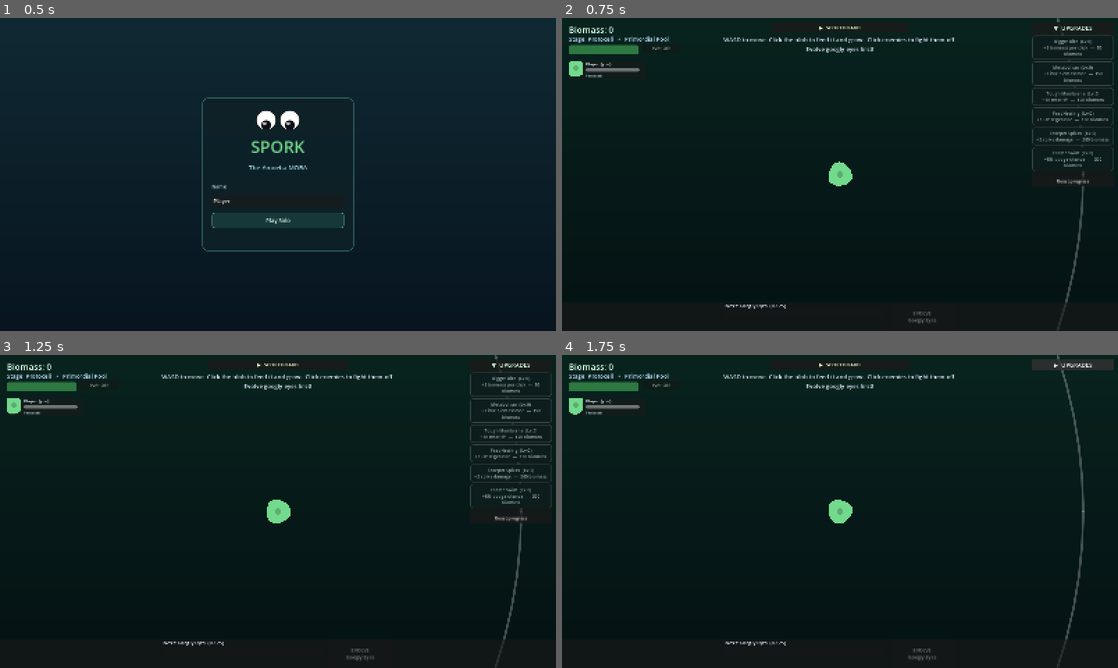
Above: before the commit, frames 1-4 (two rows, left to right).
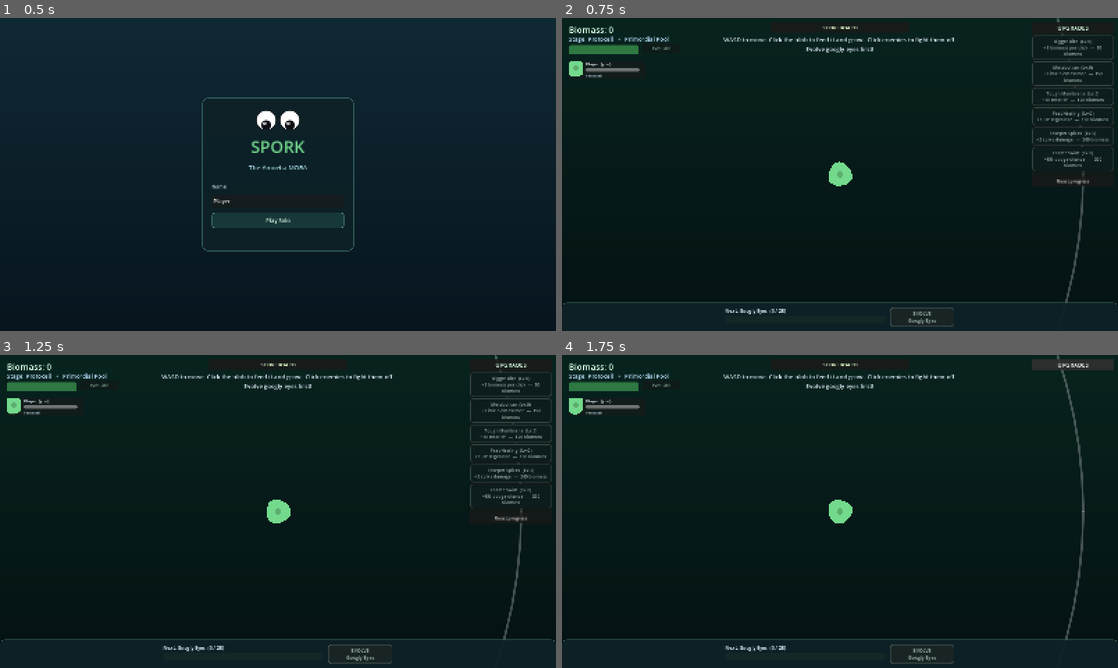
Above: after the commit, the same moments.

Repository: mjduke420/spork
Game: Godot game, scene res://scenes/menu.tscn
The game is run twice, just before and just after one commit, with the same random seed, the same clock (stepped at 60 frames per second) and the same inputs.
Inputs (mouse positions are in pixels of both pictures, inside the frame that each line leads up to):
- Up to frame 1 (0.5 s): no input
- Up to frame 2 (0.75 s): click "Play Solo" at 0.5 s
- Up to frame 3 (1.25 s): no input
- Up to frame 4 (1.75 s): click (1073, 364) at 1.25 s, where only the run after the commit has a clickable "UPGRADES"

Frame 1 is identical in both runs. In frame 2, 1.0% of the frame differs, in the area x 0-100%, y 2-100%; in frame 3, 1.0%; in frame 4, 1.0%.

Commit message:
feat: growing per-level upgrade gains, drop broken icons, style evolve bar
Each upgrade's marginal gain now grows by a fixed step every level
instead of staying flat (Bigger Bite: +3, +5, +7, ...), so upgrades
stay worth buying instead of flattening out late-game. The step is 2/3
of each upgrade's base per-level value (the ratio Bigger Bite's own
+3/+2 example implies) rather than a flat +2 everywhere, since dodge is
a 0..1 fractional stat capped at 0.75 and a literal +2 step would blow
past that cap by level 2. The upgrade panel now shows the actual next-
level gain instead of a static description string that never changed.

Also drops the collapse-arrow characters from the scoreboard/upgrades
headers — they rendered as unsupported-glyph boxes in Godot's default
font — and gives the bottom evolve bar the same bordered-panel/accent-
button treatment as the upgrade panel, with Crab/Octopus/Whale each
getting a distinct color once a lineage is chosen.

Diff:
--- a/scripts/hud.gd
+++ b/scripts/hud.gd
@@ -7,6 +7,16 @@
 ## picker (Crab / Octopus / Whale).
 
 const EvolutionData := preload("res://scripts/evolution_data.gd")
+
+const PANEL_BG := Color(0.05, 0.13, 0.15, 0.92)
+const PANEL_BORDER := Color(0.25, 0.4, 0.38)
+const GROWTH_COLOR := Color(0.45, 0.85, 0.55)   # matches player_cell.gd's protocell green
+
+const LINEAGE_COLORS := {
+	"crab": Color(0.85, 0.45, 0.3),      # warm shell orange
+	"octopus": Color(0.65, 0.35, 0.85),  # cephalopod purple
+	"whale": Color(0.3, 0.55, 0.85),     # deep ocean blue
+}
 
 var _biomass_label: Label
 var _stage_label: Label
@@ -78,6 +88,7 @@
 	panel.offset_top = -82
 	panel.offset_left = 0
 	panel.offset_right = 0
+	panel.add_theme_stylebox_override("panel", _panel_stylebox())
 	add_child(panel)
 
 	var row := HBoxContainer.new()
@@ -94,11 +105,20 @@
 	_bar.show_percentage = false
 	_bar.min_value = 0.0
 	_bar.max_value = 1.0
+	_bar.add_theme_stylebox_override("background", _bar_track_stylebox())
+	_bar.add_theme_stylebox_override("fill", _bar_fill_stylebox(GROWTH_COLOR))
 	_bar_stack.add_child(_bar)
 
 	_evolve_btn = Button.new()
 	_evolve_btn.custom_minimum_size = Vector2(185, 50)
 	_evolve_btn.add_theme_font_size_override("font_size", 14)
+	_evolve_btn.add_theme_color_override("font_color", Color(0.95, 1.0, 0.97))
+	_evolve_btn.add_theme_color_override("font_hover_color", Color(1.0, 1.0, 1.0))
+	_evolve_btn.add_theme_color_override("font_disabled_color", Color(0.6, 0.68, 0.66))
+	_evolve_btn.add_theme_stylebox_override("normal", _accent_stylebox(GROWTH_COLOR, "normal"))
+	_evolve_btn.add_theme_stylebox_override("hover", _accent_stylebox(GROWTH_COLOR, "hover"))
+	_evolve_btn.add_theme_stylebox_override("pressed", _accent_stylebox(GROWTH_COLOR, "pressed"))
+	_evolve_btn.add_theme_stylebox_override("disabled", _accent_stylebox(GROWTH_COLOR, "disabled"))
 	_evolve_btn.pressed.connect(_on_evolve_pressed)
 	row.add_child(_evolve_btn)
 
@@ -112,6 +132,14 @@
 		btn.custom_minimum_size = Vector2(200, 58)
 		btn.autowrap_mode = TextServer.AUTOWRAP_WORD_SMART
 		btn.add_theme_font_size_override("font_size", 13)
+		var accent: Color = LINEAGE_COLORS.get(id, GROWTH_COLOR)
+		btn.add_theme_color_override("font_color", Color(0.95, 1.0, 0.97))
+		btn.add_theme_color_override("font_hover_color", Color(1.0, 1.0, 1.0))
+		btn.add_theme_color_override("font_disabled_color", Color(0.6, 0.68, 0.66))
+		btn.add_theme_stylebox_override("normal", _accent_stylebox(accent, "normal"))
+		btn.add_theme_stylebox_override("hover", _accent_stylebox(accent, "hover"))
+		btn.add_theme_stylebox_override("pressed", _accent_stylebox(accent, "pressed"))
+		btn.add_theme_stylebox_override("disabled", _accent_stylebox(accent, "disabled"))
 		btn.pressed.connect(_on_choose_lineage.bind(id))
 		_lineage_row.add_child(btn)
 		_lineage_buttons[id] = btn
@@ -138,6 +166,53 @@
 	l.add_theme_color_override("font_color", col)
 	parent.add_child(l)
 	return l
+
+## Dark bordered panel matching the upgrade panel's look — a top border and
+## rounded top corners since this one's docked to the bottom edge.
+func _panel_stylebox() -> StyleBoxFlat:
+	var sb := StyleBoxFlat.new()
+	sb.bg_color = PANEL_BG
+	sb.border_color = PANEL_BORDER
+	sb.border_width_top = 2
+	sb.corner_radius_top_left = 14
+	sb.corner_radius_top_right = 14
+	sb.set_content_margin_all(14)
+	return sb
+
+## Same accent-colored button treatment as upgrade_panel.gd's per-upgrade
+## styling, minus the level-based blending (evolve/lineage buttons don't
+## have levels) — just a solid themed color per variant.
+func _accent_stylebox(accent: Color, variant: String) -> StyleBoxFlat:
+	var bg := accent.darkened(0.65)
+	var border := accent
+	match variant:
+		"hover":
+			bg = accent.darkened(0.5)
+			border = accent.lightened(0.15)
+		"pressed":
+			bg = accent.darkened(0.75)
+		"disabled":
+			bg = Color(0.1, 0.14, 0.14)
+			border = Color(0.28, 0.35, 0.34)
+	var sb := StyleBoxFlat.new()
+	sb.bg_color = bg
+	sb.border_color = border
+	sb.set_border_width_all(2)
+	sb.set_corner_radius_all(8)
+	sb.set_content_margin_all(8)
+	return sb
+
+func _bar_track_stylebox() -> StyleBoxFlat:
+	var sb := StyleBoxFlat.new()
+	sb.bg_color = Color(0.08, 0.15, 0.15)
+	sb.set_corner_radius_all(6)
+	return sb
+
+func _bar_fill_stylebox(accent: Color) -> StyleBoxFlat:
+	var sb := StyleBoxFlat.new()
+	sb.bg_color = accent.darkened(0.1)
+	sb.set_corner_radius_all(6)
+	return sb
 
 # ---- reactions ----
 
--- a/scripts/player_state.gd
+++ b/scripts/player_state.gd
@@ -232,14 +232,14 @@
 
 func _recalc() -> void:
 	var s: Dictionary = current_stage()
-	click_value = float(s.get("click_value", 1.0)) + upgrade_level("click") * UpgradeData.per_level("click")
-	idle_rate = float(s.get("idle", 0.0)) + upgrade_level("idle") * UpgradeData.per_level("idle")
-	max_hp = float(s.get("max_hp", 20.0)) + upgrade_level("hp") * UpgradeData.per_level("hp")
+	click_value = float(s.get("click_value", 1.0)) + UpgradeData.total_bonus("click", upgrade_level("click"))
+	idle_rate = float(s.get("idle", 0.0)) + UpgradeData.total_bonus("idle", upgrade_level("idle"))
+	max_hp = float(s.get("max_hp", 20.0)) + UpgradeData.total_bonus("hp", upgrade_level("hp"))
 	move_speed = float(s.get("move_speed", 60.0))
-	regen_rate = BASE_REGEN + upgrade_level("regen") * UpgradeData.per_level("regen")
-	spike_damage = BASE_SPIKE + upgrade_level("spike") * UpgradeData.per_level("spike")
+	regen_rate = BASE_REGEN + UpgradeData.total_bonus("regen", upgrade_level("regen"))
+	spike_damage = BASE_SPIKE + UpgradeData.total_bonus("spike", upgrade_level("spike"))
 	var swim := 0.10 if has_trait("flagellum") else 0.0
-	dodge_chance = clampf(swim + upgrade_level("dodge") * UpgradeData.per_level("dodge"), 0.0, 0.75)
+	dodge_chance = clampf(swim + UpgradeData.total_bonus("dodge", upgrade_level("dodge")), 0.0, 0.75)
 	hp = minf(hp, max_hp)
 
 # ---- network snapshot (Phase 1 groundwork; not persisted to disk) ----
--- a/scripts/scoreboard_panel.gd
+++ b/scripts/scoreboard_panel.gd
@@ -95,7 +95,7 @@
 
 func _apply_collapsed() -> void:
 	_content.visible = not _collapsed
-	_header_btn.text = "%s  SCOREBOARD" % ("▶" if _collapsed else "▼")
+	_header_btn.text = "SCOREBOARD"
 
 func _format_time(seconds: float) -> String:
 	var s := maxi(0, int(ceil(seconds)))
--- a/scripts/upgrade_data.gd
+++ b/scripts/upgrade_data.gd
@@ -1,16 +1,27 @@
 extends RefCounted
 
 ## Repeatable stat upgrades bought with biomass. Each level multiplies the cost by
-## `growth`. `per_level` is how much of the effect one level grants. Referenced via
-## preload (const UpgradeData) by GameState and the upgrade panel.
+## `growth`. Referenced via preload (const UpgradeData) by GameState and the
+## upgrade panel.
+##
+## The EFFECT isn't flat per level — each level's own marginal gain grows by
+## `step` over the last (e.g. Bigger Bite: level 1 grants +3, level 2 grants
+## +5, level 3 grants +7, ...), so upgrades stay worth buying instead of
+## flattening out late-game. `per_level` is level 1's own gain (the arithmetic
+## series' starting term). `step` is 2/3 of `per_level` for every upgrade —
+## the same ratio Bigger Bite's own +3/+2 example implies — rounded to a clean
+## number per upgrade rather than applying a flat +2 everywhere: dodge is a
+## 0..1 fractional stat (capped at 0.75 in PlayerState._recalc), so a literal
+## +2 absolute step would blow past its cap by level 2 and waste every level
+## after that.
 
 const UPGRADES: Array[Dictionary] = [
-	{"id": "click", "name": "Bigger Bite", "desc": "+3 biomass per click", "base_cost": 50.0, "growth": 1.55, "per_level": 3.0},
-	{"id": "idle", "name": "Metabolism", "desc": "+3 idle biomass/sec", "base_cost": 150.0, "growth": 1.6, "per_level": 3.0},
-	{"id": "hp", "name": "Tough Membrane", "desc": "+10 max HP", "base_cost": 120.0, "growth": 1.55, "per_level": 10.0},
-	{"id": "regen", "name": "Fast Healing", "desc": "+1 HP regen/sec", "base_cost": 180.0, "growth": 1.6, "per_level": 1.0},
-	{"id": "spike", "name": "Sharper Spikes", "desc": "+2 spike damage", "base_cost": 260.0, "growth": 1.6, "per_level": 2.0},
-	{"id": "dodge", "name": "Faster Swim", "desc": "+5% dodge chance", "base_cost": 300.0, "growth": 1.7, "per_level": 0.05},
+	{"id": "click", "name": "Bigger Bite", "unit": "biomass per click", "base_cost": 50.0, "growth": 1.55, "per_level": 3.0, "step": 2.0},
+	{"id": "idle", "name": "Metabolism", "unit": "idle biomass/sec", "base_cost": 150.0, "growth": 1.6, "per_level": 3.0, "step": 2.0},
+	{"id": "hp", "name": "Tough Membrane", "unit": "max HP", "base_cost": 120.0, "growth": 1.55, "per_level": 10.0, "step": 6.0},
+	{"id": "regen", "name": "Fast Healing", "unit": "HP regen/sec", "base_cost": 180.0, "growth": 1.6, "per_level": 1.0, "step": 1.0},
+	{"id": "spike", "name": "Sharper Spikes", "unit": "spike damage", "base_cost": 260.0, "growth": 1.6, "per_level": 2.0, "step": 1.0},
+	{"id": "dodge", "name": "Faster Swim", "unit": "dodge chance", "base_cost": 300.0, "growth": 1.7, "per_level": 0.05, "step": 0.03},
 ]
 
 static func get_def(id: String) -> Dictionary:
@@ -19,8 +30,28 @@
 			return u
 	return {}
 
+## Level 1's own gain — the starting term of the growing series below.
 static func per_level(id: String) -> float:
 	return float(get_def(id).get("per_level", 0.0))
+
+static func step(id: String) -> float:
+	return float(get_def(id).get("step", 0.0))
+
+## The gain from owning exactly this level (1-indexed) — what buying level N
+## actually grants on top of level N-1, i.e. the arithmetic series' Nth term.
+static func marginal_gain(id: String, level: int) -> float:
+	if level <= 0:
+		return 0.0
+	return per_level(id) + step(id) * float(level - 1)
+
+## The cumulative bonus applied to the base stat once `level` levels are
+## owned — the sum of marginal_gain(id, 1..level), i.e. the arithmetic
+## series' partial sum: level*per_level + step*level*(level-1)/2.
+static func total_bonus(id: String, level: int) -> float:
+	if level <= 0:
+		return 0.0
+	var n := float(level)
+	return n * per_level(id) + step(id) * n * (n - 1.0) * 0.5
 
 static func cost(id: String, level: int) -> float:
 	var u := get_def(id)
--- a/scripts/upgrade_panel.gd
+++ b/scripts/upgrade_panel.gd
@@ -91,7 +91,7 @@
 
 func _apply_collapsed() -> void:
 	_content.visible = not _collapsed
-	_header_btn.text = "%s  UPGRADES" % ("▶" if _collapsed else "▼")
+	_header_btn.text = "UPGRADES"
 
 func _on_buy(id: String) -> void:
 	GameState.local.buy_upgrade(id)
@@ -102,7 +102,8 @@
 		var btn: Button = _buttons[id]
 		var level: int = GameState.local.upgrade_level(id)
 		var cost: float = GameState.local.upgrade_cost(id)
-		btn.text = "%s  (Lv.%d)\n%s  —  %s" % [upg["name"], level, upg["desc"], _fmt(cost)]
+		var next_gain: float = UpgradeData.marginal_gain(id, level + 1)
+		btn.text = "%s  (Lv.%d)\n%s %s  —  %s" % [upg["name"], level, _format_gain(id, next_gain), upg["unit"], _fmt(cost)]
 		btn.disabled = not GameState.local.can_buy_upgrade(id)
 		btn.add_theme_stylebox_override("normal", _upgrade_stylebox(id, level, "normal"))
 		btn.add_theme_stylebox_override("hover", _upgrade_stylebox(id, level, "hover"))
@@ -133,3 +134,11 @@
 
 func _fmt(v: float) -> String:
 	return "%s biomass" % String.num(floorf(v), 0)
+
+## Dodge is a 0..1 fraction, shown as a percentage; everything else is a
+## plain rounded number (all the other upgrades' per_level/step are whole
+## numbers by design, so this never hides meaningful precision).
+func _format_gain(id: String, value: float) -> String:
+	if id == "dodge":
+		return "+%d%%" % int(round(value * 100.0))
+	return "+%d" % int(round(value))
--- a/tests/sanity.gd
+++ b/tests/sanity.gd
@@ -120,6 +120,18 @@
 	_check(is_equal_approx(state.click_value, before_click + UpgradeData.per_level("click")), "click_value increased")
 	_check(state.upgrade_cost("click") > lvl0_cost, "click cost scaled up")
 	_check(not state.buy_upgrade("hp"), "cannot buy upgrade you cannot afford")
+
+	# Each level's own marginal gain grows by `step` over the last — level 2
+	# must add MORE than level 1 did, not the same flat amount again.
+	var click_value_after_lvl1 := state.click_value
+	state.add_biomass(state.upgrade_cost("click"))
+	_check(state.buy_upgrade("click"), "buy click upgrade again")
+	_check(state.upgrade_level("click") == 2, "click level is 2")
+	var lvl2_gain := state.click_value - click_value_after_lvl1
+	_check(lvl2_gain > UpgradeData.per_level("click"), "level 2's marginal gain exceeds level 1's")
+	_check(is_equal_approx(lvl2_gain, UpgradeData.marginal_gain("click", 2)), "level 2's gain matches marginal_gain(2)")
+	_check(is_equal_approx(UpgradeData.total_bonus("click", 2), UpgradeData.marginal_gain("click", 1) + UpgradeData.marginal_gain("click", 2)),
+		"total_bonus is the sum of each level's marginal gain")
 
 	# "hp" upgrade raises max HP; "dodge" raises dodge chance.
 	var before_hp := state.max_hp
